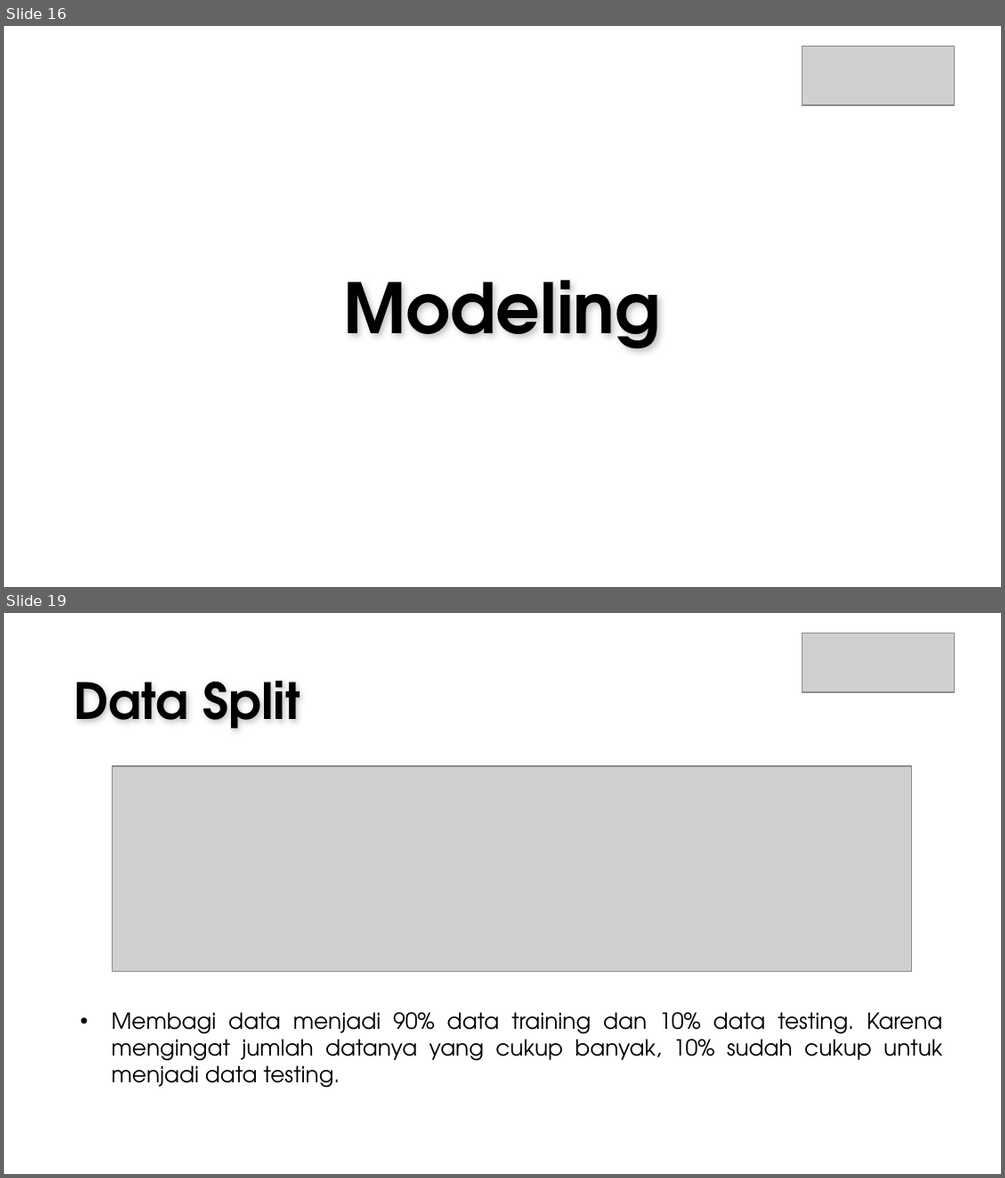
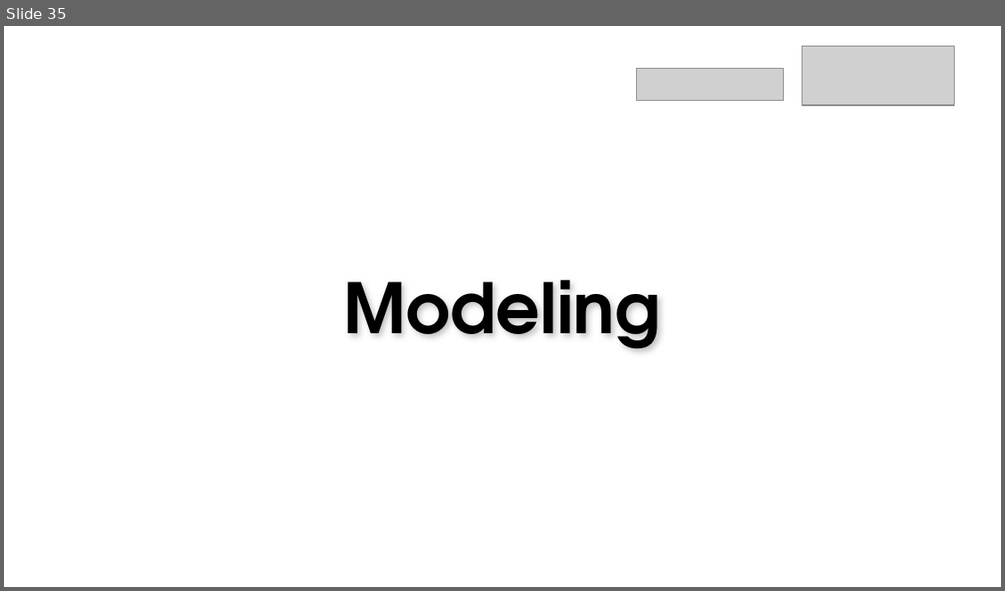
Before and after one commit to gisellehalim/idx-ds-vix-rakamin, a slide deck: PPT IDX Partners x Rakamin Academy.pptx. Shown one above the other, each under a label of ours: slides 16 and 19 before the commit, slide 35 after it; the slides between them are not shown. The pictures are 1005x1178 and 1005x591 pixels, drawn with LibreOffice and Linux fonts; fonts in the diff are those of the drawing; grey boxes stand for pictures; background and template pictures are left out. Boxes give left, top, right and bottom in pixels: in the first picture for what was removed or moved away, otherwise in the second. Text is boxed around its words. In the diff, an @@ line names an element or a change of style, - is before the commit and + after.

```diff
--- a/PPT IDX Partners x Rakamin Academy.pptx
+++ b/PPT IDX Partners x Rakamin Academy.pptx
@@ slide 19 removed at (4, 613, 1001, 1174), background picture (left out) @@
@@ picture removed at (801, 633, 954, 691) @@
@@ text removed at (73, 681, 300, 729) @@
-Data Split
@@ picture removed at (112, 766, 911, 972) @@
@@ text removed at (112, 1012, 942, 1087) @@
-• Membagi data menjadi 90% data training dan 10% data testing. Karena mengingat jumlah datanya yang cukup banyak, 10% sudah cukup untuk menjadi data testing.
@@ what was slide 16 is now slide 35 @@
@@ slide 35 changed as well @@
@@ picture added at (637, 68, 784, 100) @@
```
Also in this commit, not shown: 10 other slides changed, 30 slides added, 11 other slides removed, 3 other files.
